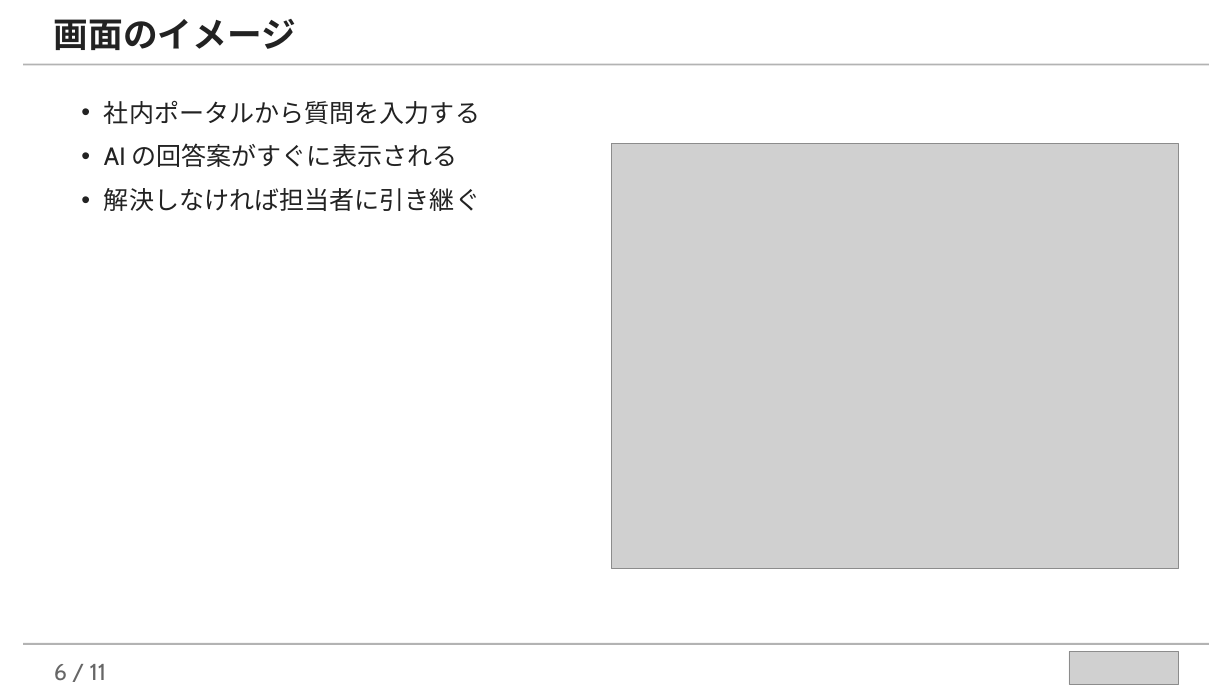
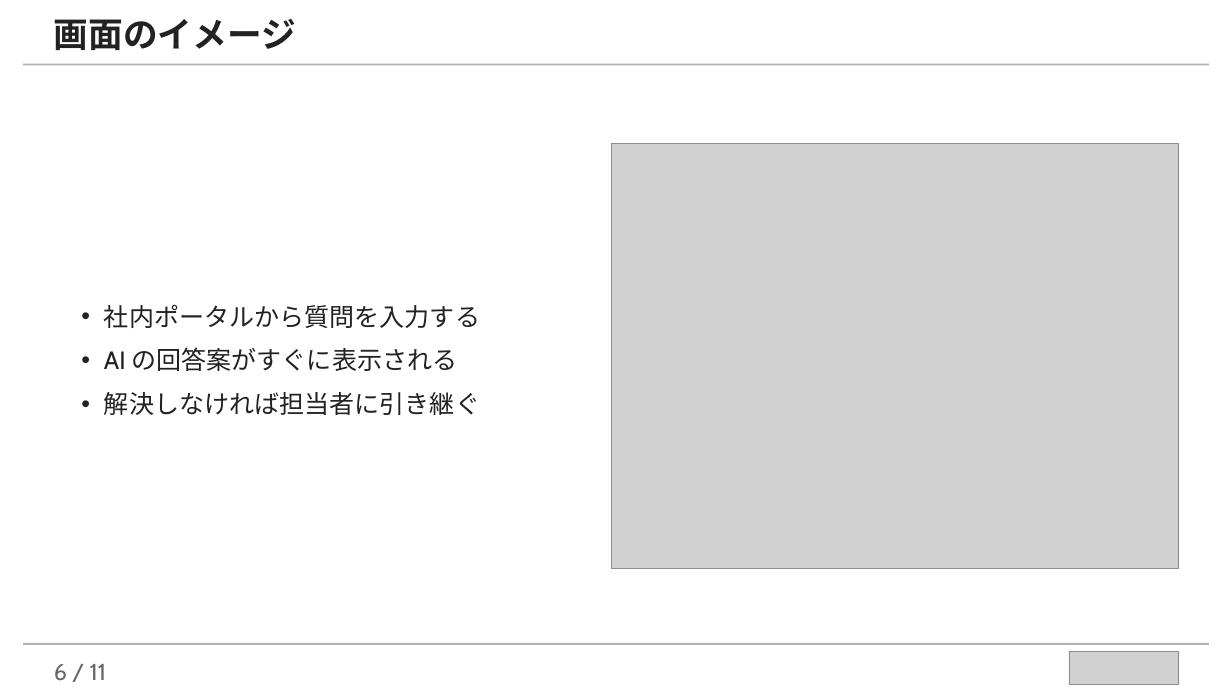
Before and after one commit to takuya109048/llm-assist-kit, a slide deck: slide 6 of examples/marp-slides-example.pptx. Drawn at 1232x693 pixels with LibreOffice and Linux fonts; fonts in the diff are those of the drawing; grey boxes stand for pictures. Boxes give left, top, right and bottom in pixels: in the first picture for what was removed or moved away, otherwise in the second. Text is boxed around its words. In the diff, an @@ line names an element or a change of style, - is before the commit and + after.

```diff
--- a/examples/marp-slides-example.pptx
+++ b/examples/marp-slides-example.pptx
@@ text "社内ポータルから質問を入力する": place and size @@
-text "社内ポータルから質問を入力する" at (104,101,480,211)
+text "社内ポータルから質問を入力する" at (104,305,480,415)
```
Also in this commit, not shown: 7 other slides changed, 7 other files.
